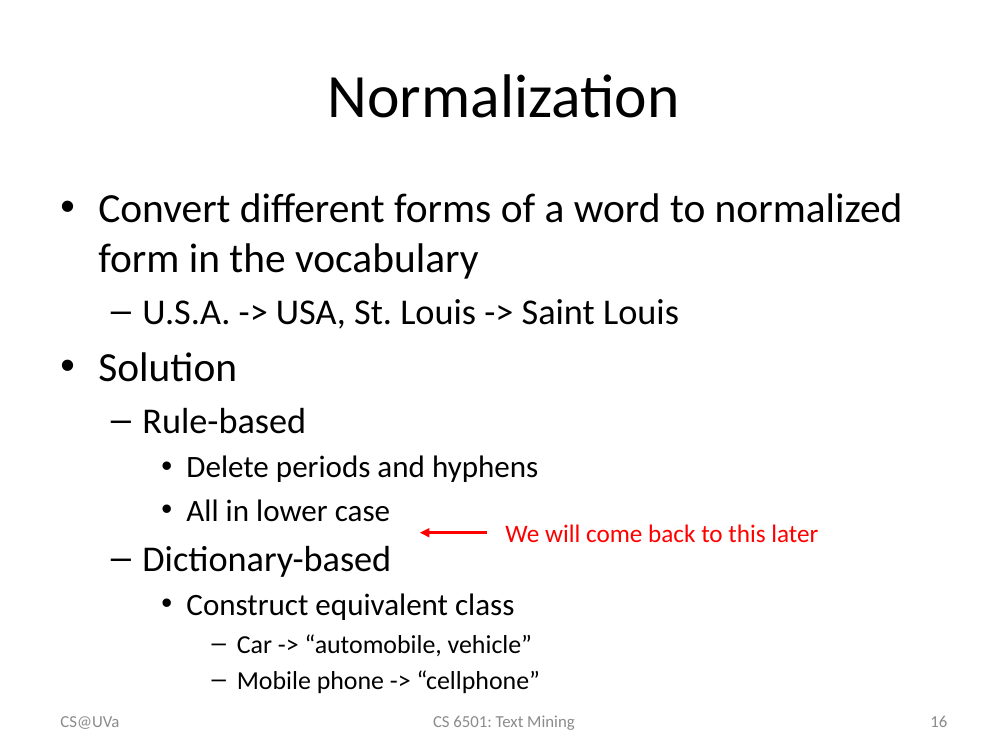
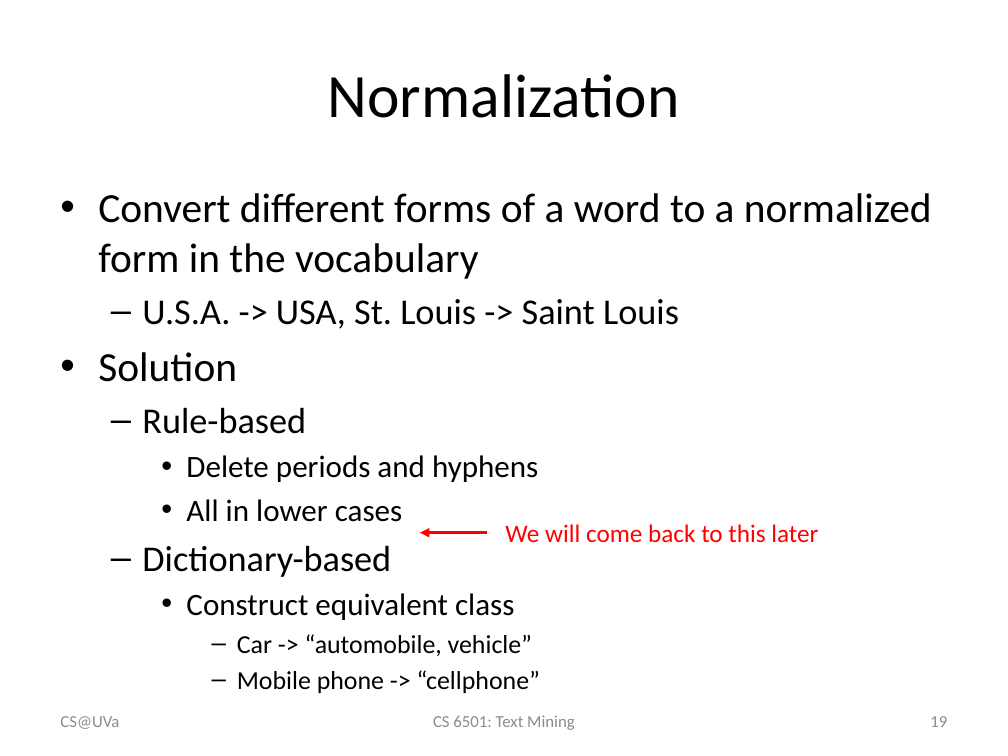
Before and after one commit to wang296/CS6501-Text-Mining, a slide deck: slide 19 of docs/VS model.pptx (slide 16 before the commit). Drawn at 1008x756 pixels with LibreOffice and Linux fonts; fonts in the diff are those of the drawing. Boxes give left, top, right and bottom in pixels: in the first picture for what was removed or moved away, otherwise in the second. Text is boxed around its words. In the diff, an @@ line names an element or a change of style, - is before the commit and + after.

```diff
--- a/docs/VS model.pptx
+++ b/docs/VS model.pptx
@@ text at bbox=[98, 193, 932, 279]: text changed @@
-• Convert different forms of a word to normalized form in the vocabulary
+• Convert different forms of a word to a normalized form in the vocabulary
@@ text at bbox=[186, 499, 402, 522]: text changed @@
-    • All in lower case
+    • All in lower cases
@@ page number at bbox=[930, 716, 947, 727]: text changed @@
-16
+19
```
Also in this commit, not shown: 30 other slides changed, 4 slides added, 2 other files.
